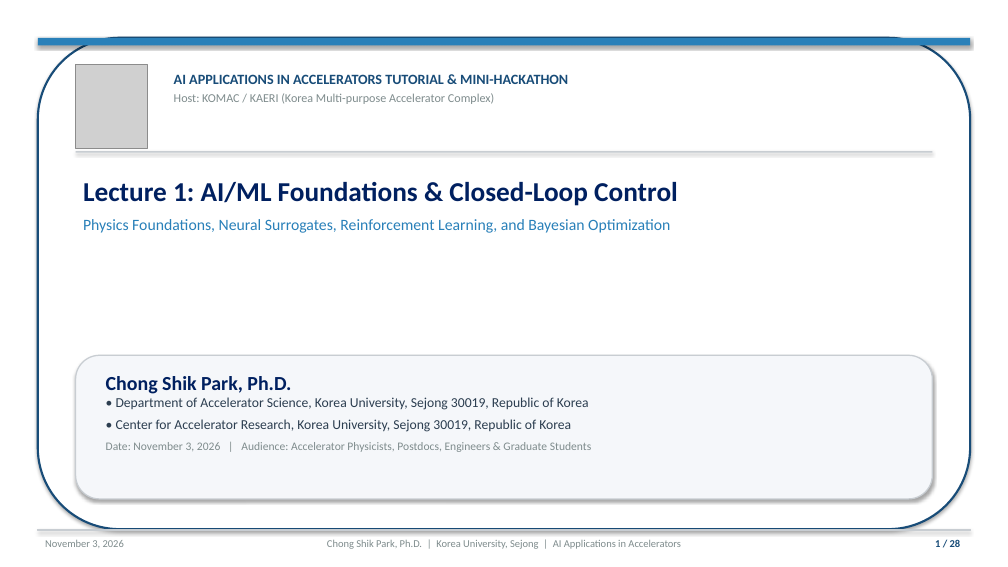
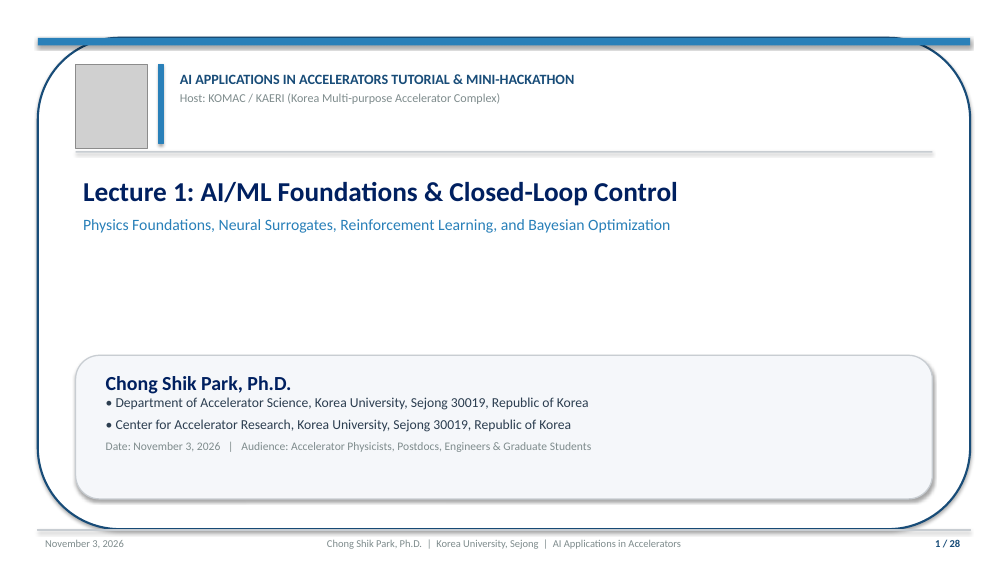
Before and after one commit to cspark7701/ai4acc-mini-hackathon, a slide deck: slide 1 of presentations/Lecture_1_AI_ML_Foundations_and_Control.pptx. Drawn at 1008x567 pixels with LibreOffice and Linux fonts; fonts in the diff are those of the drawing; grey boxes stand for pictures. Boxes give left, top, right and bottom in pixels: in the first picture for what was removed or moved away, otherwise in the second. Text is boxed around its words. In the diff, an @@ line names an element or a change of style, - is before the commit and + after.

Commit message:
Add KU logo to all slide headers aligned with blue accent bar
Integrate the Korea University logo on the top left of all 28 slides across PPTX and LaTeX Beamer decks. Vertically align the logo, the accent blue divider bar, and the slide title text along a common horizontal centerline at 0.70 inches. Add a matching vertical divider bar to Slide 1 to unify presentation branding. Validate image scaling and coordinate alignments via headless PDF and PNG rendering.

Files:
 M  presentations/Lecture_1_AI_ML_Foundations_and_Control.pdf
 M  presentations/Lecture_1_AI_ML_Foundations_and_Control.pptx
 M  presentations/Lecture_1_AI_ML_Foundations_and_Control.tex
 M  scripts/build_lecture_1_pptx.py

```diff
--- a/presentations/Lecture_1_AI_ML_Foundations_and_Control.pptx
+++ b/presentations/Lecture_1_AI_ML_Foundations_and_Control.pptx
@@ rectangle added at box(159, 64, 163, 144), fill #2980B9, outline #2980B9 0.75 pt @@
@@ text "AI APPLICATIONS IN ACCELERATORS TUTORIAL ...": place and size @@
-text "AI APPLICATIONS IN ACCELERATORS TUTORIAL ..." at box(174, 74, 568, 104)
+text "AI APPLICATIONS IN ACCELERATORS TUTORIAL ..." at box(180, 74, 574, 104)
```
Also in this commit, not shown: 27 other slides changed, 3 other files.
